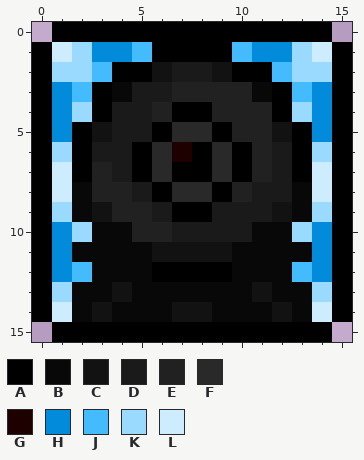
Pixel-art sprite -- Buffs/ShadowLightPet.png. That is the earlier state.
The file is 32x32 pixels, drawn in blocks of 2x2; one block is one cell here. Colours within 5 levels of each other are drawn and written as one.
Palette (. is transparent): A #000000  B #080808  C #121212  D #1a1a1a  E #212121  F #292929  G #1e0000  H #028bda  J #44bbfd  K #9adafe  L #cdedfe
After the commit:
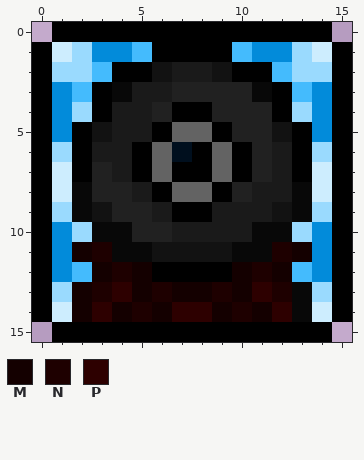
Colours new in this view: M #140000  N #1e0000  P #2d0000
Diff:
{"colour":"F","old":"#292929","new":"#636363"}
{"colour":"G","old":"#1e0000","new":"#000f1e"}
{"y":11,"x":2,"old":"BB","new":"MN"}
{"y":11,"x":12,"old":"BB","new":"NM"}
{"y":12,"x":3,"old":"BBB","new":"MNM"}
{"y":12,"x":10,"old":"BBB","new":"MNM"}
{"y":13,"x":2,"old":"BBCBBBBBBCB","new":"MNPMNMMNMPN"}
{"y":14,"x":2,"old":"BCBBBCCBBBC","new":"MPMNMPPMNMP"}
{"label":"changed","picture_box":[72,122,312,322]}
